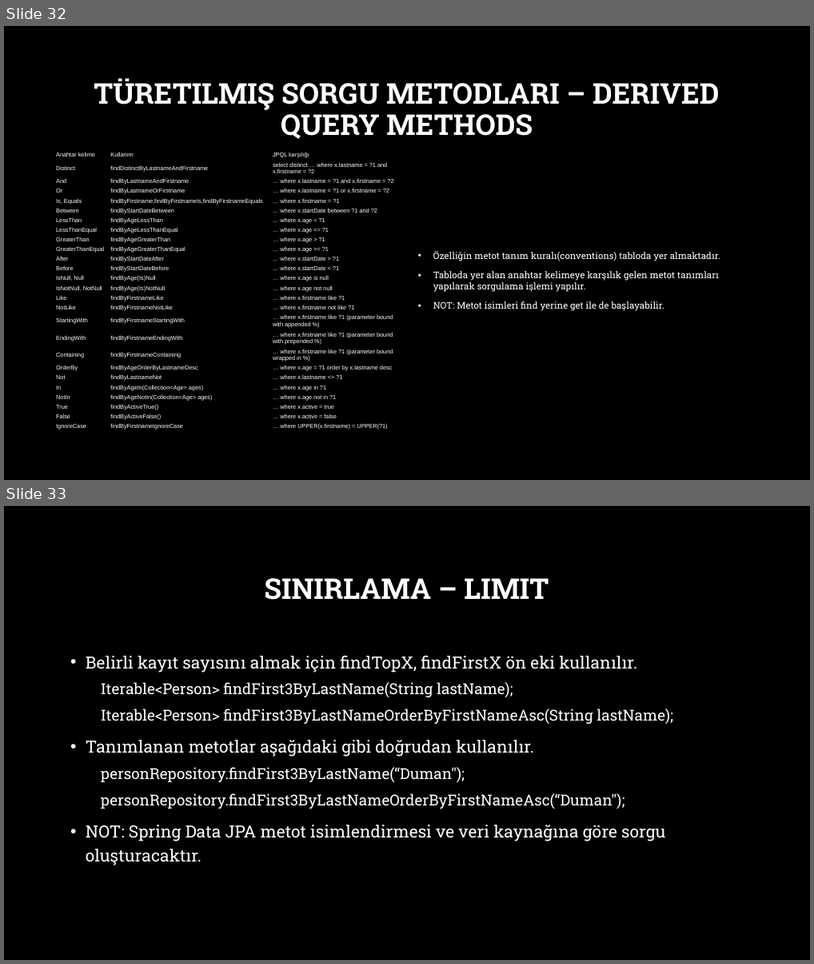
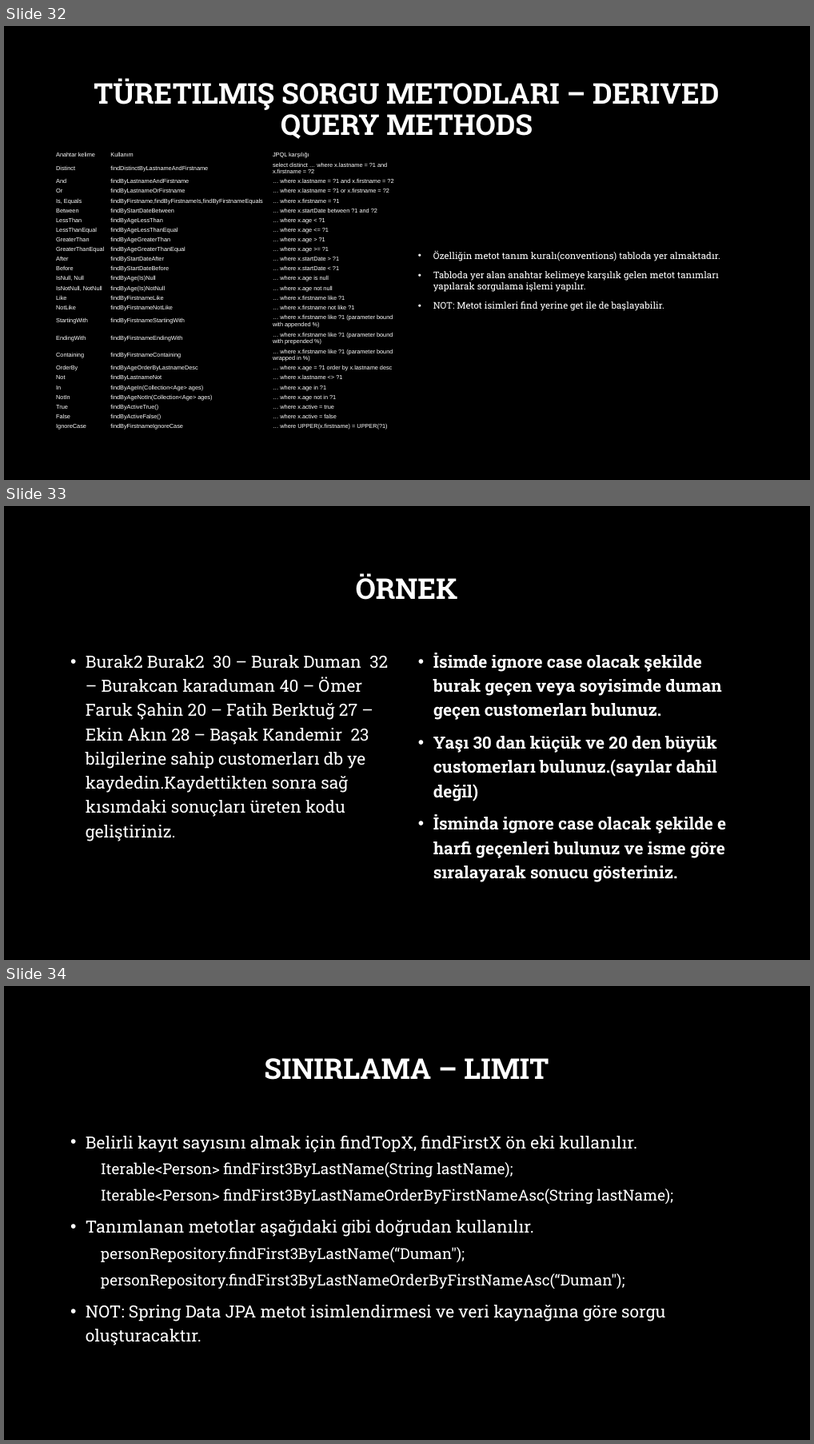
Before and after one commit to burakduman-bilgeadam/sunum, a slide deck: Spring/7-spring-data-jpa-hibernate.pptx. Shown one above the other, each under a label of ours: slides 32 and 33 before the commit, slides 32, 33 and 34 after it. The pictures are 814x964 and 814x1444 pixels, drawn with LibreOffice and Linux fonts; fonts in the diff are those of the drawing; background and template pictures are left out. Boxes give left, top, right and bottom in pixels: in the first picture for what was removed or moved away, otherwise in the second. Text is boxed around its words. In the diff, an @@ line names an element or a change of style, - is before the commit and + after.

```diff
--- a/Spring/7-spring-data-jpa-hibernate.pptx
+++ b/Spring/7-spring-data-jpa-hibernate.pptx
@@ slide 33 added at box(4, 506, 810, 960), background picture (left out) @@
@@ title added at box(356, 573, 458, 600), 34 pt, text #FFFFFF, bold @@
+ÖRNEK
@@ text added at box(86, 655, 388, 841), 20 pt, text #FFFFFF @@
+• Burak2 Burak2 30 – Burak Duman 32 – Burakcan karaduman 40 – Ömer Faruk Şahin 20 – Fatih Berktuğ 27 – Ekin Akın 28 – Başak Kandemir 23 bilgilerine sahip customerları db ye kaydedin.Kaydettikten sonra sağ kısımdaki sonuçları üreten kodu geliştiriniz.
@@ text added at box(434, 652, 726, 882), 20 pt, text #FFFFFF, bold @@
+• İsimde ignore case olacak şekilde burak geçen veya soyisimde duman geçen customerları bulunuz.
+• Yaşı 30 dan küçük ve 20 den büyük customerları bulunuz.(sayılar dahil değil)
+• İsminda ignore case olacak şekilde e harfi geçenleri bulunuz ve isme göre sıralayarak sonucu gösteriniz.
@@ what was slide 33 is now slide 34 @@
```
Also in this commit, not shown: 10 slides changed, 3 other slides added.
